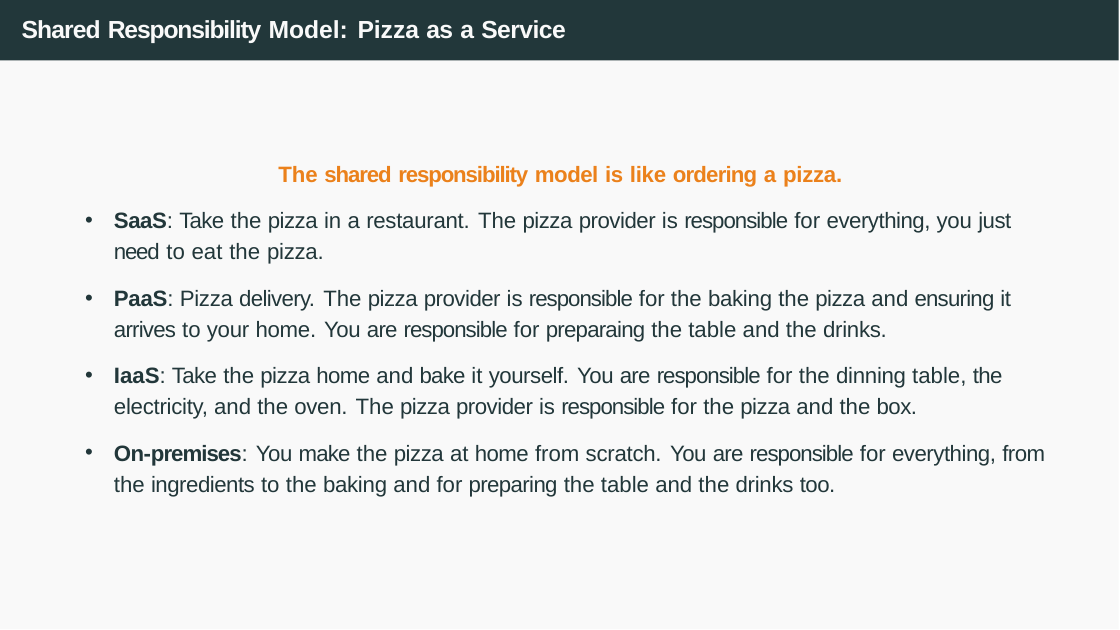
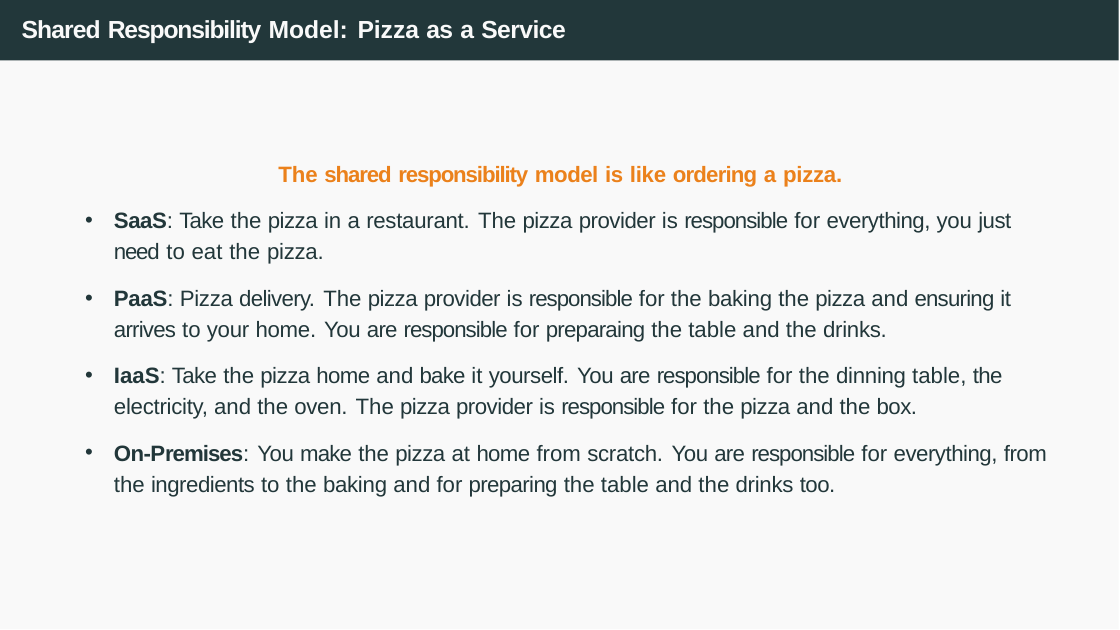
Before and after one commit to joanpaucm/HPDCB, a slide deck: slide 15 of src/slides/Session 1 and 2 - Introduction to Cloud Computing + Github Pages-2026.pptx. Drawn at 1120x630 pixels with LibreOffice and Linux fonts; fonts in the diff are those of the drawing. Boxes give left, top, right and bottom in pixels: in the first picture for what was removed or moved away, otherwise in the second. Text is boxed around its words. In the diff, an @@ line names an element or a change of style, - is before the commit and + after.

```diff
--- a/src/slides/Session 1 and 2 - Introduction to Cloud Computing + Github Pages-2026.pptx
+++ b/src/slides/Session 1 and 2 - Introduction to Cloud Computing + Github Pages-2026.pptx
@@ text at (114, 445, 1047, 497): text changed @@
-• On-premises: You make the pizza at home from scratch. You are responsible for everything, from the ingredients to the baking and for preparing the table and the drinks too.
+• On-Premises: You make the pizza at home from scratch. You are responsible for everything, from the ingredients to the baking and for preparing the table and the drinks too.
```
Also in this commit, not shown: 6 other slides changed, 7 other files.
